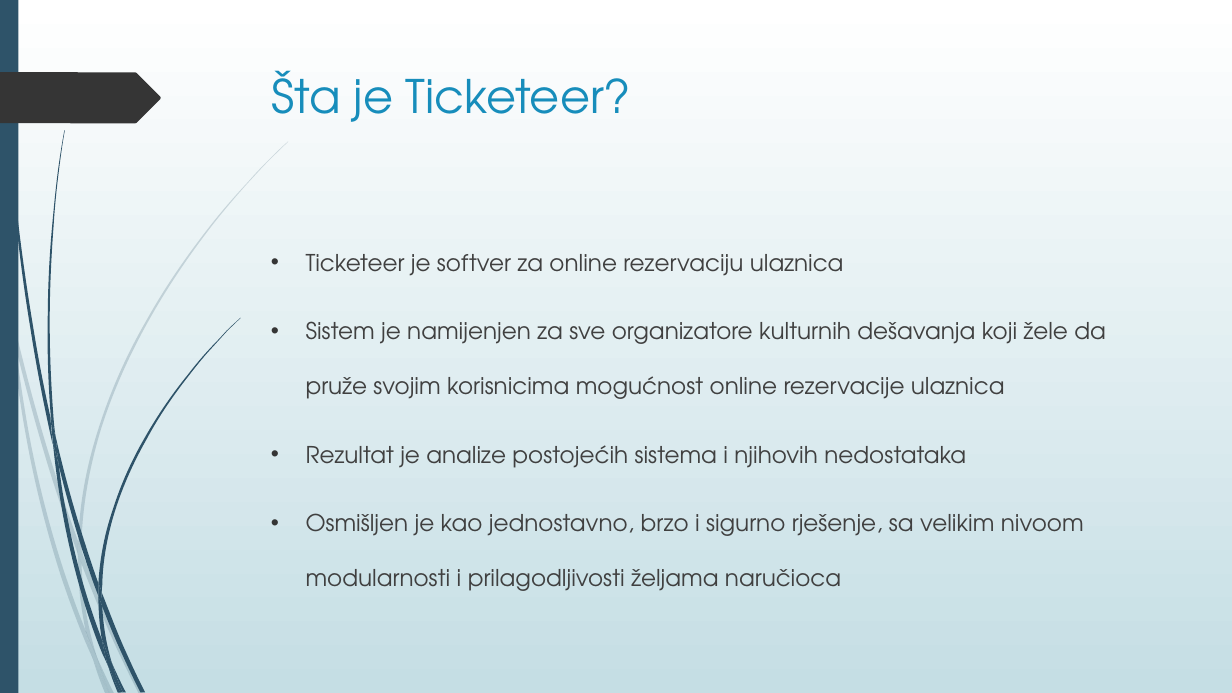
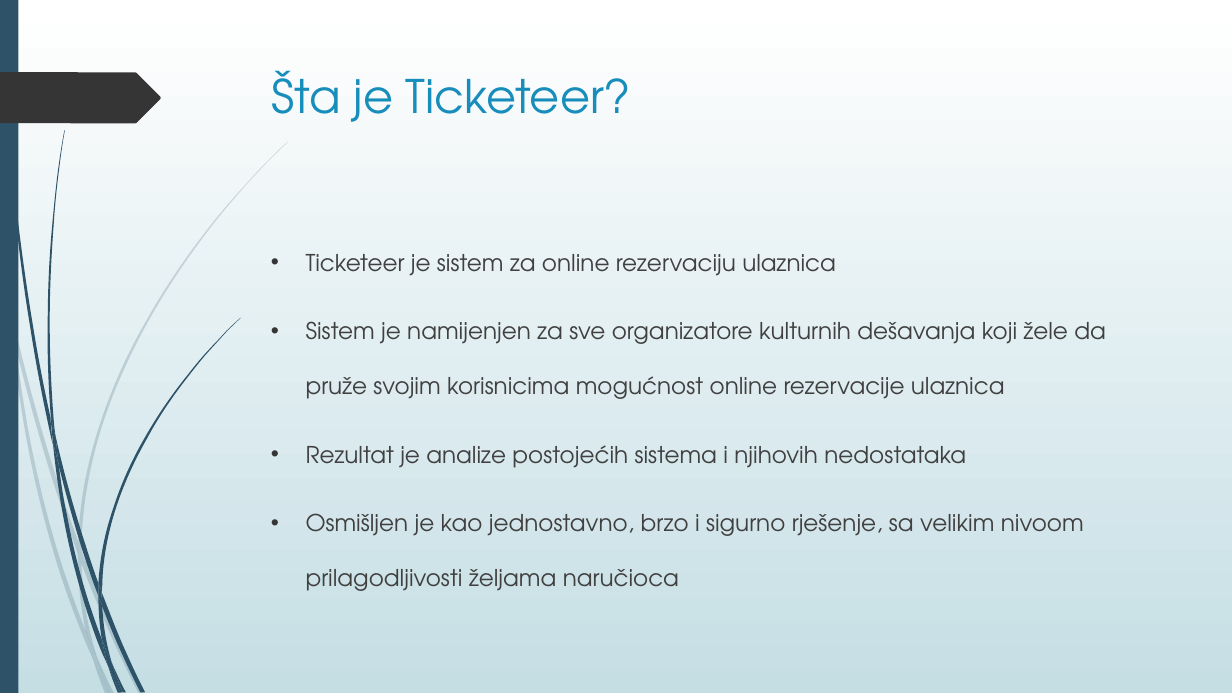
Before and after one commit to BNikola/ticketeer_old, a slide deck: slide 2 of Ticketeer.pptx. Drawn at 1232x693 pixels with LibreOffice and Linux fonts; fonts in the diff are those of the drawing. Boxes give left, top, right and bottom in pixels: in the first picture for what was removed or moved away, otherwise in the second. Text is boxed around its words. In the diff, an @@ line names an element or a change of style, - is before the commit and + after.

```diff
--- a/Ticketeer.pptx
+++ b/Ticketeer.pptx
@@ text at (306, 254, 836, 276): text changed @@
-• Ticketeer je softver za online rezervaciju ulaznica
+• Ticketeer je sistem za online rezervaciju ulaznica
@@ text at (306, 513, 1084, 591): text changed @@
-• Osmišljen je kao jednostavno, brzo i sigurno rješenje, sa velikim nivoom modularnosti i prilagodljivosti željama naručioca
+• Osmišljen je kao jednostavno, brzo i sigurno rješenje, sa velikim nivoom prilagodljivosti željama naručioca
```
Also in this commit, not shown: 5 other slides changed, 11 slides added, 1 slide removed, 2 other files.
